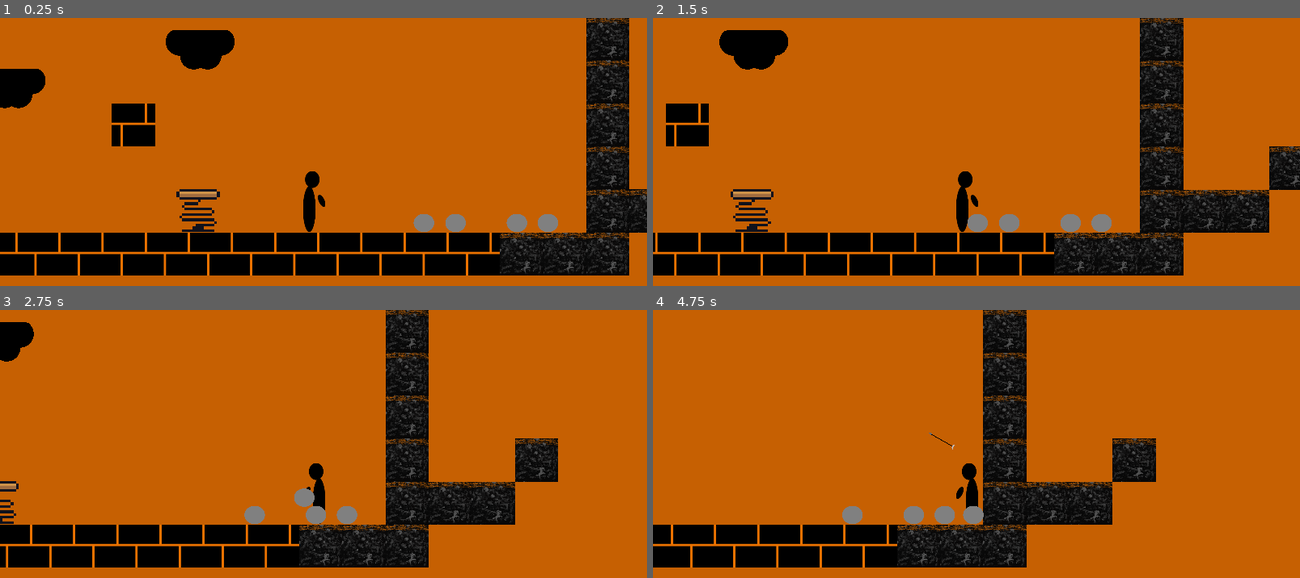
Above: before the commit, frames 1-4 (two rows, left to right).
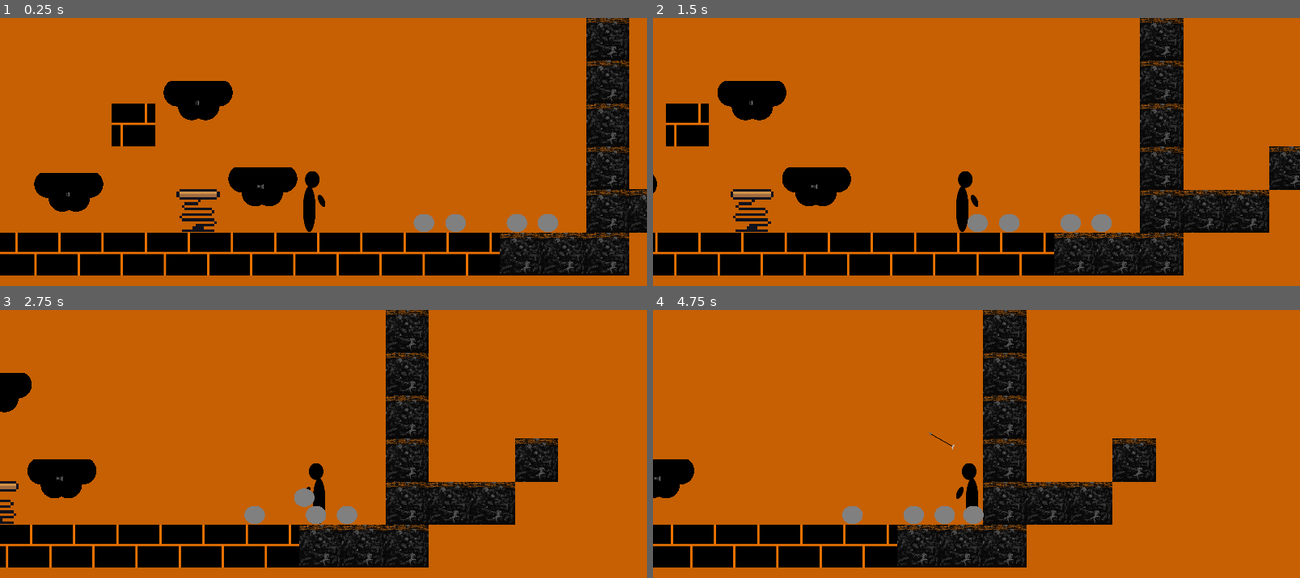
Above: after the commit, the same moments.

Repository: franmatijevic/GreekPlatformer
Game: Godot game, scene res://src/levels/test_level.tscn
Two runs of this game, one before a commit and one after it. Both use one fixed random seed, a clock stepped at 60 frames per second and the inputs below. The engine's default icon, where the game draws it, is replaced by a stand-in: a white triangle on a blue panel in a dark square.
Inputs:
- Up to frame 1 (0.25 s): no input
- Up to frame 2 (1.5 s): tap Enter at 0.5 s; hold D (right) from 0.53 s (still down); tap Q (drop_item) at 0.6 s; tap W (up) at 0.77 s; tap Space (pickThrow) at 1.35 s
- Up to frame 3 (2.75 s): tap W (up) at 1.52 s; release D (right) at 2.03 s; hold A (left) from 2.03 s (still down); tap F (shoot) at 2.1 s
- Up to frame 4 (4.75 s): release A (left) at 2.78 s; hold D (right) 2.78-4.28 s; tap Q (drop_item) at 2.85 s; tap W (up) at 3.02, 3.77, 4.52 s; tap Space (pickThrow) at 3.6 s; hold A (left) from 4.28 s (still down); tap F (shoot) at 4.35 s

The runs differ from the first frame. In frame 1, 5.7% of the frame differs, in the area x 0-46%, y 4-73%; in frame 2, 3.7%; in frame 3, 2.4%; in frame 4, 0.8%.

Commit message:
2 types of clouds
Razdvojeno u 2 vrste
- jedan koji nestane ako pre dugo stojis na njemu
- jedan koji ako jednom stanes nakon nekog vremena ce nestat

Diff:
--- a/greekplatformer/src/environment/cloud/cloud.gd
+++ b/greekplatformer/src/environment/cloud/cloud.gd
@@ -1,4 +1,6 @@
 extends StaticBody2D
+
+const player_height = 64#PRIVREMENO
 
 @export var time_to_disapear:float=1.0##koliko dugo player moze stajati na platformi prije nego sto nestane
 @export var time_to_reapear:float=10##za koliko sekundi ce se platforma ponovo pojaviti
@@ -21,7 +23,7 @@
 			disapear()
 	else:
 		for i in $DetectObject.get_overlapping_bodies():
-			if(i.global_position.y<global_position.y):
+			if(i.global_position.y<global_position.y - player_height):
 				if(i is Character and i.velocity.y>=0):
 					start_disapearing()
 				elif(i is Throwable and i.linear_velocity.y>=0):
@@ -31,6 +33,8 @@
 	disapeared=false
 	in_process_of_disapearing=false
 	visible=true
+
+	create_tween().tween_property(self, "modulate:a", 1, 0.4)
 	get_node("CollisionShape2D").disabled=false
 
 func disapear():
@@ -45,15 +49,7 @@
 
 	in_process_of_disapearing=true
 	timer = time_to_disapear
-	#tu moze neka animacija npr da se oblak trese prije nego sto nestane
+	var tween = create_tween()
 
-func _on_detect_object_body_entered(body: Node2D) -> void:
-	print("nesto")
-	#start_disapearing()
-	return
-	if(body is Character):
-		if(body.velocity.y>0):
-			start_disapearing()
-	elif(body is Throwable):
-		if(body.linear_velocity>0):
-			start_disapearing()
+	tween.tween_interval(time_to_disapear*0.2)
+	tween.chain().tween_property(self, "modulate:a", 0, time_to_disapear*0.8)
--- a/greekplatformer/src/environment/cloud/cloud.tscn
+++ b/greekplatformer/src/environment/cloud/cloud.tscn
@@ -1,13 +1,13 @@
 [gd_scene load_steps=5 format=3 uid="uid://lirmndsuoa1f"]
 
-[ext_resource type="Texture2D" uid="uid://dfe6s34tiobkl" path="res://icon.svg" id="1_fcv8o"]
 [ext_resource type="Script" path="res://src/environment/cloud/cloud.gd" id="1_unqwy"]
+[ext_resource type="Texture2D" uid="uid://b6bfk1tfvdci0" path="res://src/items/platformArt/black-cloud.png" id="3_nh0v6"]
 
 [sub_resource type="RectangleShape2D" id="RectangleShape2D_ocpo7"]
-size = Vector2(128, 128)
+size = Vector2(204, 29.5)
 
 [sub_resource type="RectangleShape2D" id="RectangleShape2D_y6xxh"]
-size = Vector2(128, 10)
+size = Vector2(205, 12)
 
 [node name="Cloud" type="StaticBody2D"]
 collision_layer = 2
@@ -15,16 +15,25 @@
 script = ExtResource("1_unqwy")
 
 [node name="CollisionShape2D" type="CollisionShape2D" parent="."]
+position = Vector2(0, -43)
 shape = SubResource("RectangleShape2D_ocpo7")
 one_way_collision = true
 
-[node name="Icon" type="Sprite2D" parent="."]
-texture = ExtResource("1_fcv8o")
-
 [node name="DetectObject" type="Area2D" parent="."]
-position = Vector2(0, -62)
+position = Vector2(0, -56)
+collision_layer = 0
+collision_mask = 5
 
 [node name="CollisionShape2D" type="CollisionShape2D" parent="DetectObject"]
 shape = SubResource("RectangleShape2D_y6xxh")
 
-[connection signal="body_entered" from="DetectObject" to="." method="_on_detect_object_body_entered"]
+[node name="Black-cloud" type="Sprite2D" parent="."]
+scale = Vector2(0.08, -0.08)
+texture = ExtResource("3_nh0v6")
+
+[node name="Label" type="Label" parent="."]
+offset_left = -17.0
+offset_top = -15.0
+offset_right = 23.0
+offset_bottom = 8.0
+text = ">:("
--- a/greekplatformer/src/items/cloud_platform.tscn
+++ b/greekplatformer/src/items/cloud_platform.tscn
@@ -23,14 +23,23 @@
 shape = SubResource("RectangleShape2D_jl8po")
 one_way_collision = true
 
-[node name="Area2D" type="Area2D" parent="."]
+[node name="DetectObject" type="Area2D" parent="."]
+collision_layer = 0
 
-[node name="CollisionShape2D" type="CollisionShape2D" parent="Area2D"]
-position = Vector2(-1.5, -56)
+[node name="CollisionShape2D" type="CollisionShape2D" parent="DetectObject"]
+position = Vector2(0, -56)
 shape = SubResource("RectangleShape2D_lycei")
 
 [node name="Timer" type="Timer" parent="."]
+process_mode = 1
 
-[connection signal="body_entered" from="Area2D" to="." method="_on_area_2d_body_entered"]
-[connection signal="body_exited" from="Area2D" to="." method="_on_area_2d_body_exited"]
+[node name="Label" type="Label" parent="."]
+offset_left = -8.0
+offset_top = -8.0
+offset_right = 32.0
+offset_bottom = 15.0
+text = ":)"
+
+[connection signal="body_entered" from="DetectObject" to="." method="_on_area_2d_body_entered"]
+[connection signal="body_exited" from="DetectObject" to="." method="_on_area_2d_body_exited"]
 [connection signal="timeout" from="Timer" to="." method="_on_timer_timeout"]
--- a/greekplatformer/src/items/disappearingPlatform.gd
+++ b/greekplatformer/src/items/disappearingPlatform.gd
@@ -1,20 +1,28 @@
 extends StaticBody2D
+
+@export var reapear_time:float = 5#vrijeme ponovnog pojavljanja oblaka
+@export var max_time_on_platform:float=0.75 ##Maksimalno vrijeme igraca na platformi
 
 @onready var timer: Timer = $Timer
 @onready var collisionShape2d: CollisionShape2D = $CollisionShape2D
 var isOnPlatform: bool = false
 
+
 func _on_area_2d_body_entered(body):
+	get_node("Label").text = ":("
+
 	if body.name == "Player":
 		if body.is_on_floor():
 			isOnPlatform = true
-			timer.wait_time = 1
+			timer.wait_time = max_time_on_platform
 			timer.start()
 
-func _on_area_2d_body_exited(body):
+func _on_area_2d_body_exited(_body):
+	get_node("Label").text=":)"
 	isOnPlatform = false
-	timer.wait_time = 3
-	timer.start()
+
+	#timer.wait_time = 5
+	#timer.start()
 
 func _on_timer_timeout():
 	var tween = create_tween()
@@ -23,6 +31,9 @@
 		tween.tween_property(self, "modulate:a", 0, 0.4)
 		collisionShape2d.disabled = true
 		isOnPlatform = false
+
+		timer.wait_time = reapear_time #ponovno ponavljanje
+		timer.start()
 	else:
 		tween.tween_property(self, "modulate:a", 1, 0.4)
 		collisionShape2d.disabled = false
--- a/greekplatformer/src/items/rock.tscn
+++ b/greekplatformer/src/items/rock.tscn
@@ -12,6 +12,7 @@
 [node name="RigidBody2D" type="RigidBody2D"]
 collision_layer = 4
 collision_mask = 2
+can_sleep = false
 lock_rotation = true
 linear_damp_mode = 1
 script = ExtResource("1_nq7h8")
--- a/greekplatformer/src/levels/test_level.tscn
+++ b/greekplatformer/src/levels/test_level.tscn
@@ -1,9 +1,10 @@
-[gd_scene load_steps=5 format=4 uid="uid://c4hchhks4ohdk"]
+[gd_scene load_steps=6 format=4 uid="uid://c4hchhks4ohdk"]
 
 [ext_resource type="PackedScene" uid="uid://dj8amtyq3pmuk" path="res://src/levels/generic_level.tscn" id="1_6ssvi"]
 [ext_resource type="PackedScene" uid="uid://bahucl7180h7i" path="res://src/environment/spring.tscn" id="2_ng327"]
 [ext_resource type="PackedScene" uid="uid://bajynjcw0ua61" path="res://src/items/rock.tscn" id="3_awdoy"]
 [ext_resource type="PackedScene" uid="uid://dy25c23gvdom" path="res://src/items/cloud_platform.tscn" id="4_ca2gx"]
+[ext_resource type="PackedScene" uid="uid://lirmndsuoa1f" path="res://src/environment/cloud/cloud.tscn" id="5_s2el8"]
 
 [node name="testLevel" instance=ExtResource("1_6ssvi")]
 
@@ -29,7 +30,10 @@
 position = Vector2(399, -37)
 
 [node name="cloud_platform" parent="." index="7" instance=ExtResource("4_ca2gx")]
-position = Vector2(-1195, -428)
+position = Vector2(-1024, -120)
 
-[node name="cloud_platform2" parent="." index="8" instance=ExtResource("4_ca2gx")]
-position = Vector2(-634, -543)
+[node name="Cloud" parent="." index="8" instance=ExtResource("5_s2el8")]
+position = Vector2(-448, -136)
+
+[node name="cloud_platform2" parent="." index="9" instance=ExtResource("4_ca2gx")]
+position = Vector2(-640, -392)
